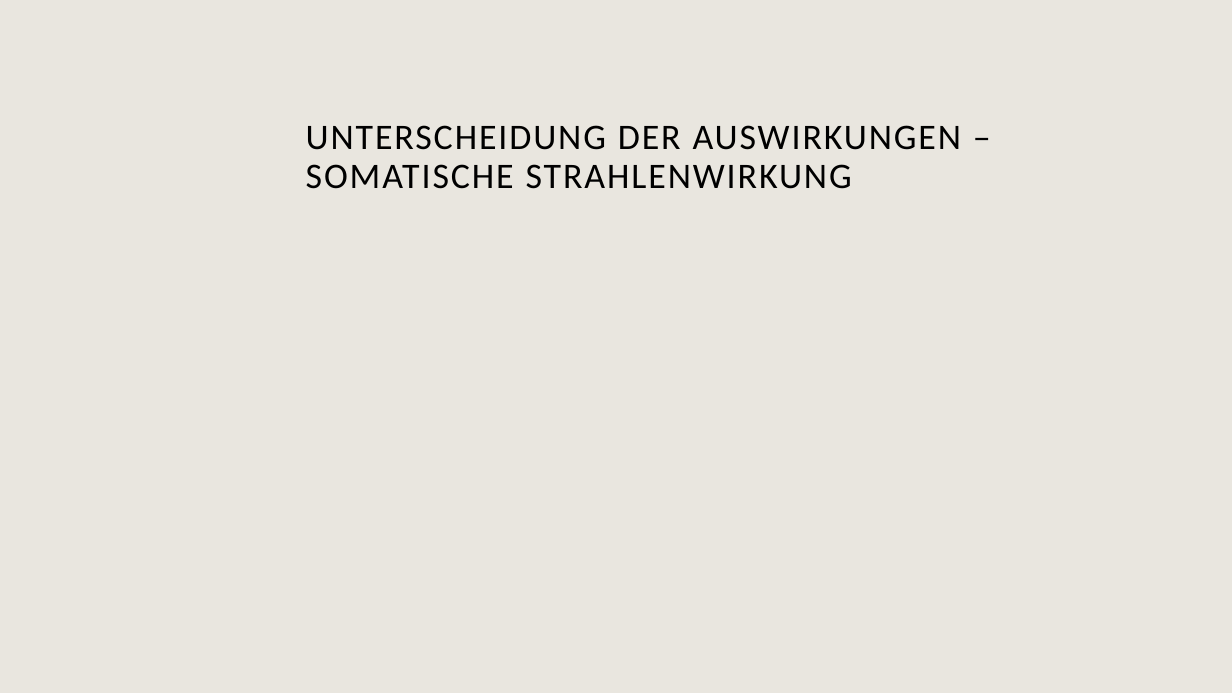
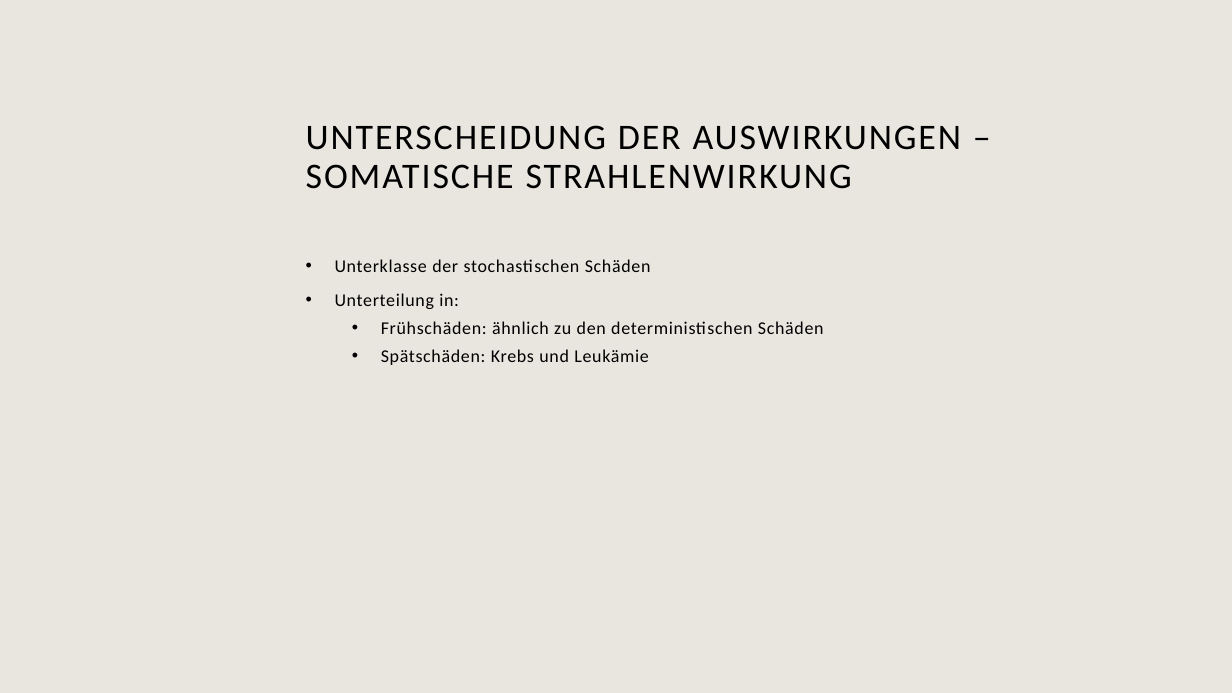
Before and after one commit to Scriptor25/Seminararbeit, a slide deck: slide 19 of Präsentation/Die biologischen Wirkungen radioaktiver Strahlung.pptx. Drawn at 1232x693 pixels with LibreOffice and Linux fonts; fonts in the diff are those of the drawing; background and template pictures are left out. Boxes give left, top, right and bottom in pixels: in the first picture for what was removed or moved away, otherwise in the second. Text is boxed around its words. In the diff, an @@ line names an element or a change of style, - is before the commit and + after.

```diff
--- a/Präsentation/Die biologischen Wirkungen radioaktiver Strahlung.pptx
+++ b/Präsentation/Die biologischen Wirkungen radioaktiver Strahlung.pptx
@@ text added at (x1=335, y1=259, x2=824, y2=365), 14 pt, text #000000 @@
+• Unterklasse der stochastischen Schäden
+• Unterteilung in:
+  • Frühschäden: ähnlich zu den deterministischen Schäden
+  • Spätschäden: Krebs und Leukämie
```
Also in this commit, not shown: 4 other slides changed, 4 slides added, 2 slides removed.
